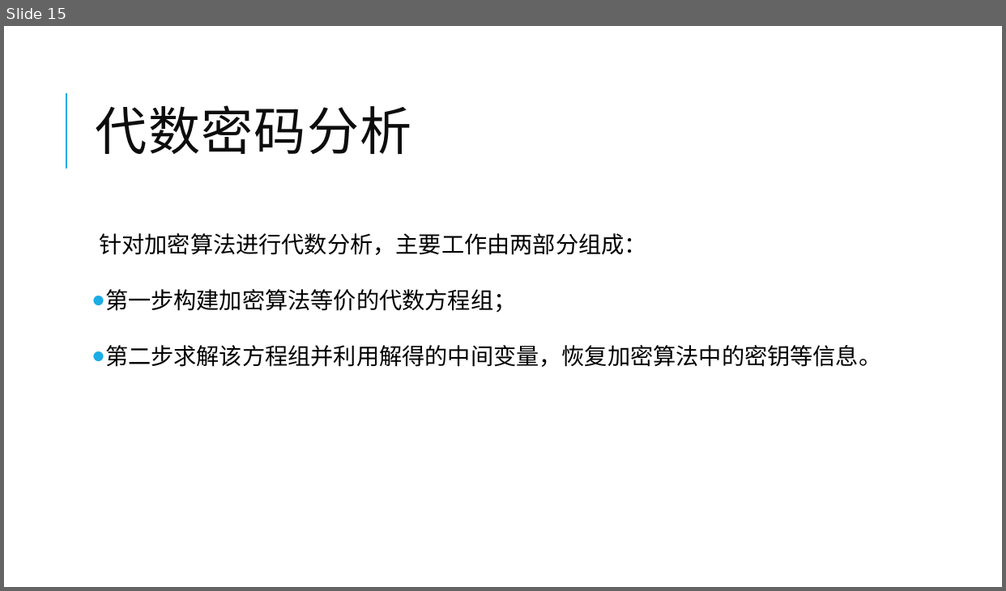
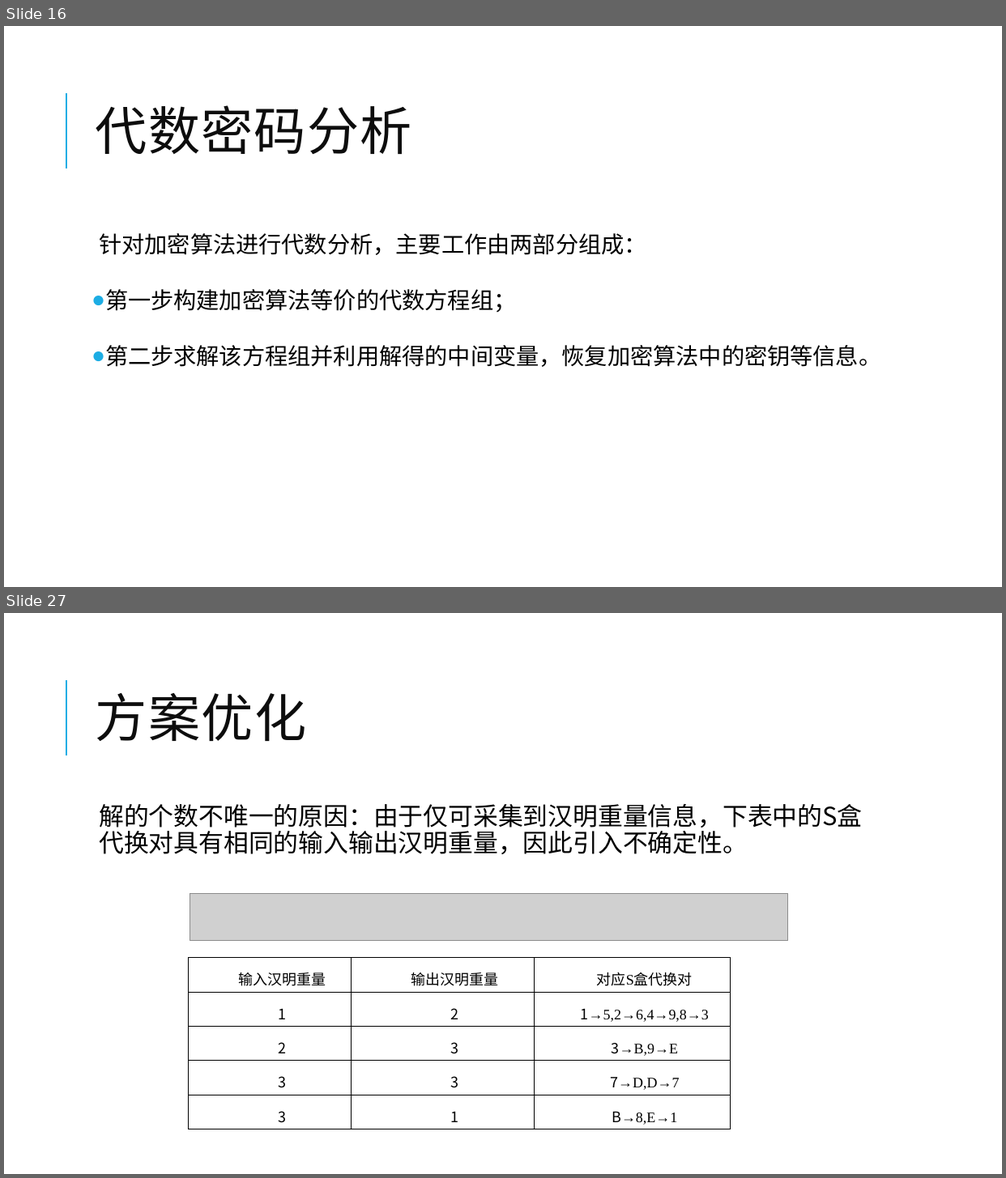
Before and after one commit to yberlin/hello-world, a slide deck: 数电/代数解析器与其密码学领域的应用.pptx. Shown one above the other, each under a label of ours: slide 15 before the commit, slides 16 and 27 after it; the slides between them are not shown. The pictures are 1006x591 and 1006x1178 pixels, drawn with LibreOffice and Linux fonts; fonts in the diff are those of the drawing; grey boxes stand for pictures. Boxes give left, top, right and bottom in pixels: in the first picture for what was removed or moved away, otherwise in the second. Text is boxed around its words. In the diff, an @@ line names an element or a change of style, - is before the commit and + after.

```diff
--- a/数电/代数解析器与其密码学领域的应用.pptx
+++ b/数电/代数解析器与其密码学领域的应用.pptx
@@ slide 27 added at bbox=[4, 613, 1002, 1174], background #FFFFFF; not listed: 1 template element that a slide beside it also shows @@
@@ title added at bbox=[96, 693, 307, 741], 50 pt, text #0D0D0D @@
+方案优化
@@ text added at bbox=[99, 804, 862, 854], 24 pt, text #000000 @@
+  解的个数不唯一的原因：由于仅可采集到汉明重量信息，下表中的S盒代换对具有相同的输入输出汉明重量，因此引入不确定性。
@@ picture added at bbox=[190, 894, 788, 941] @@
@@ table added at bbox=[188, 958, 731, 1130], 5 rows, 3 columns @@
+输入汉明重量 | 输出汉明重量 | 对应S盒代换对
+1 | 2 | 1→5,2→6,4→9,8→3
+2 | 3 | 3→B,9→E
+3 | 3 | 7→D,D→7
+3 | 1 | B→8,E→1
@@ what was slide 15 is now slide 16 @@
```
Also in this commit, not shown: 7 slides changed, 13 other slides added, 1 slide removed.
